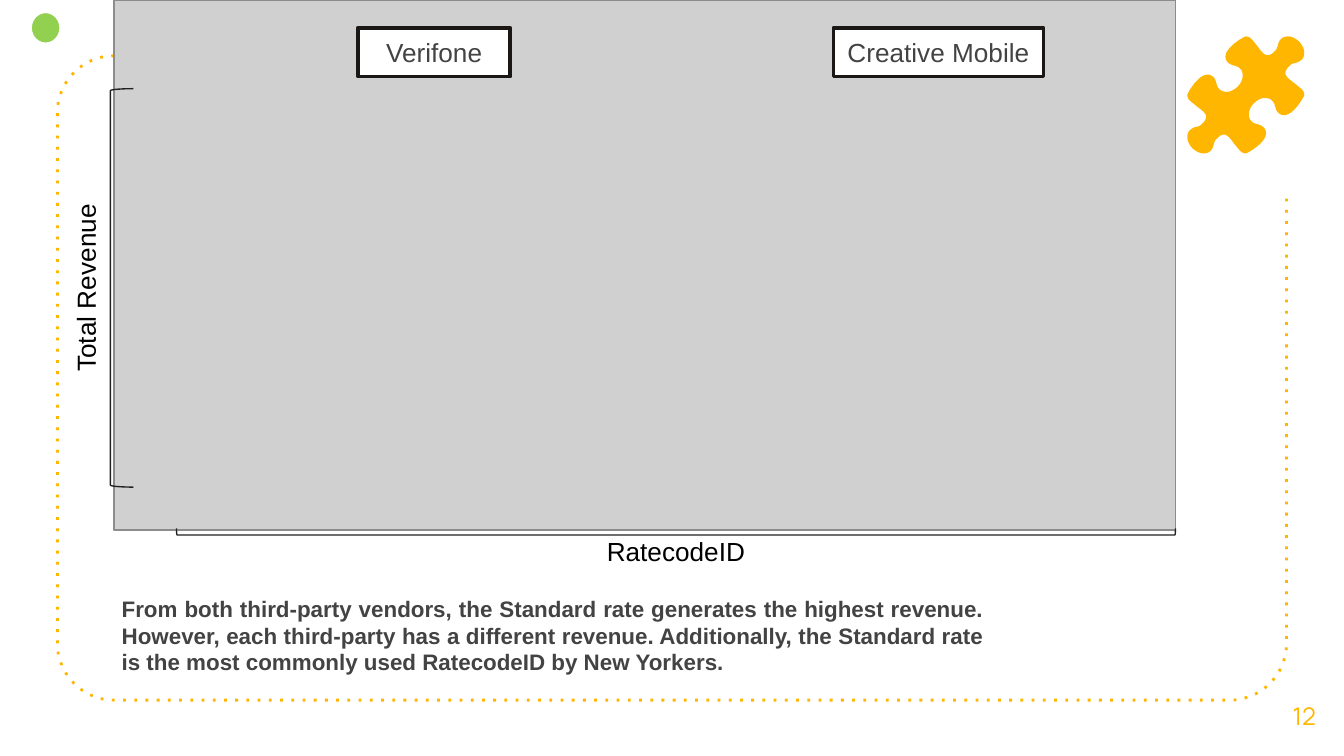
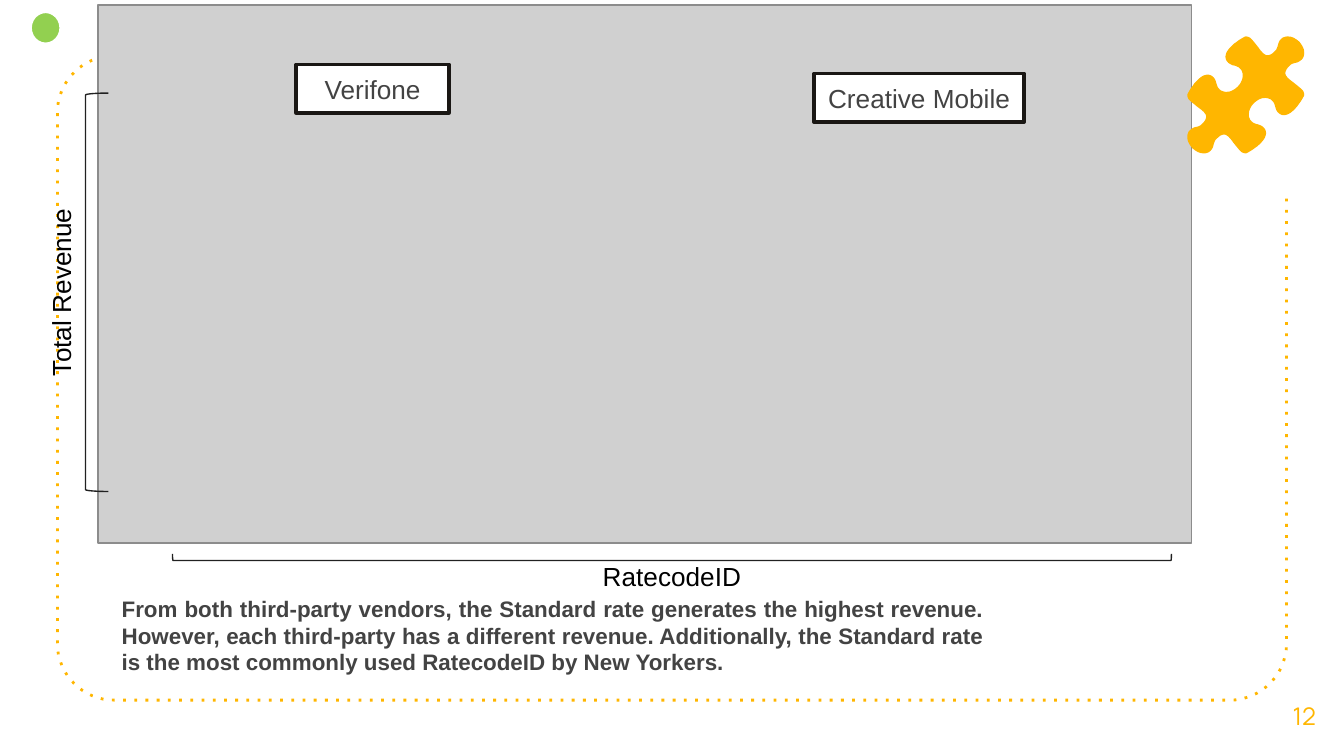
Before and after one commit to Mr-KomodoDragon/Payment-System-Analysis-of-NYC-Yellow-Taxis, a slide deck: slide 12 of Payment_NYC_Taxi_Analyst.pptx. Drawn at 1344x756 pixels with LibreOffice and Linux fonts; fonts in the diff are those of the drawing; grey boxes stand for pictures. Boxes give left, top, right and bottom in pixels: in the first picture for what was removed or moved away, otherwise in the second. Text is boxed around its words. In the diff, an @@ line names an element or a change of style, - is before the commit and + after.

```diff
--- a/Payment_NYC_Taxi_Analyst.pptx
+++ b/Payment_NYC_Taxi_Analyst.pptx
@@ picture: place and size @@
-picture at [114,0,1176,530]
+picture at [98,5,1192,543]
@@ text "Total Revenue": place and size @@
-text "Total Revenue" at [72,214,101,370]
+text "Total Revenue" at [47,219,76,375]
@@ rectangle "Verifone": place and size @@
-rectangle "Verifone" at [358,28,509,77]
+rectangle "Verifone" at [296,65,448,113]
@@ rectangle "Creative Mobile": place and size @@
-rectangle "Creative Mobile" at [833,28,1043,77]
+rectangle "Creative Mobile" at [814,74,1024,122]
@@ left bracket: place and size @@
-left bracket at [110,89,133,487]
+left bracket at [86,93,109,491]
@@ left bracket: place and size @@
-left bracket at [176,528,1175,535]
+left bracket at [172,554,1171,560]
@@ text "RatecodeID": place and size @@
-text "RatecodeID" at [607,542,745,562]
+text "RatecodeID" at [603,567,741,587]
```
Also in this commit, not shown: 5 other slides changed.
